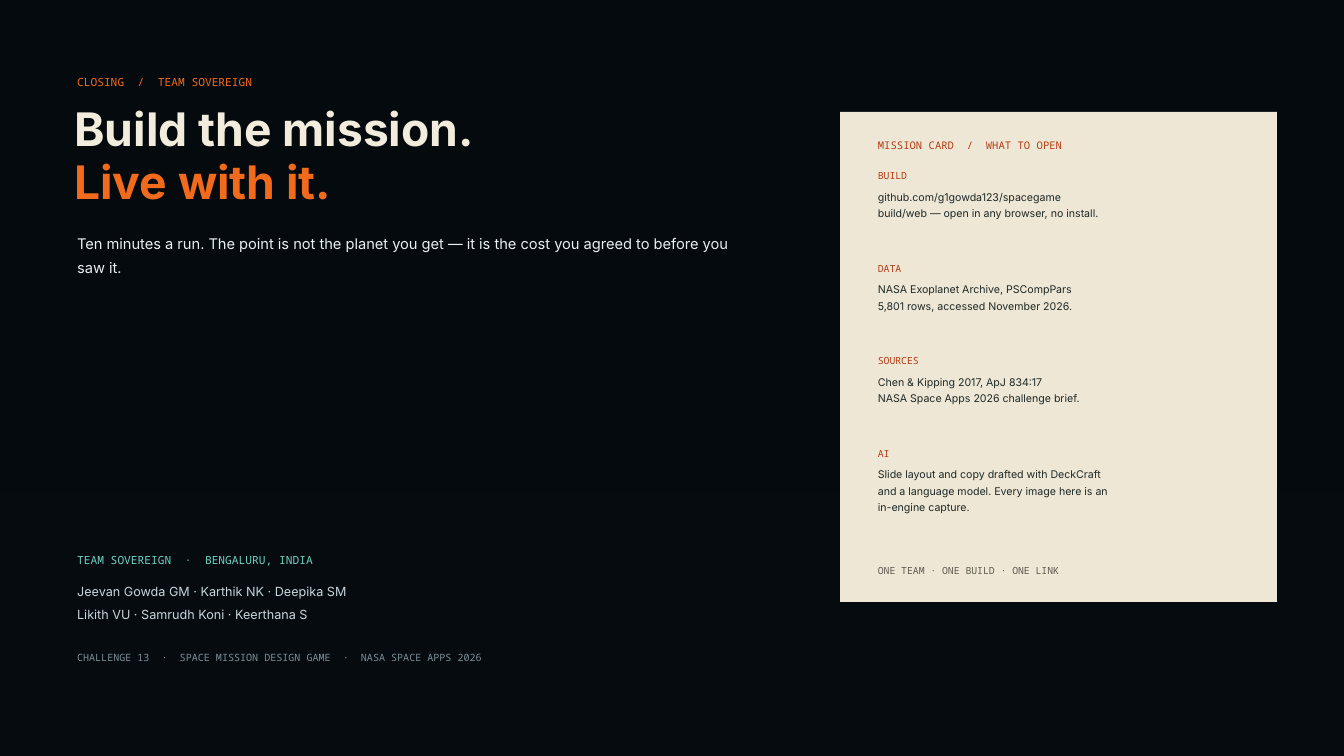
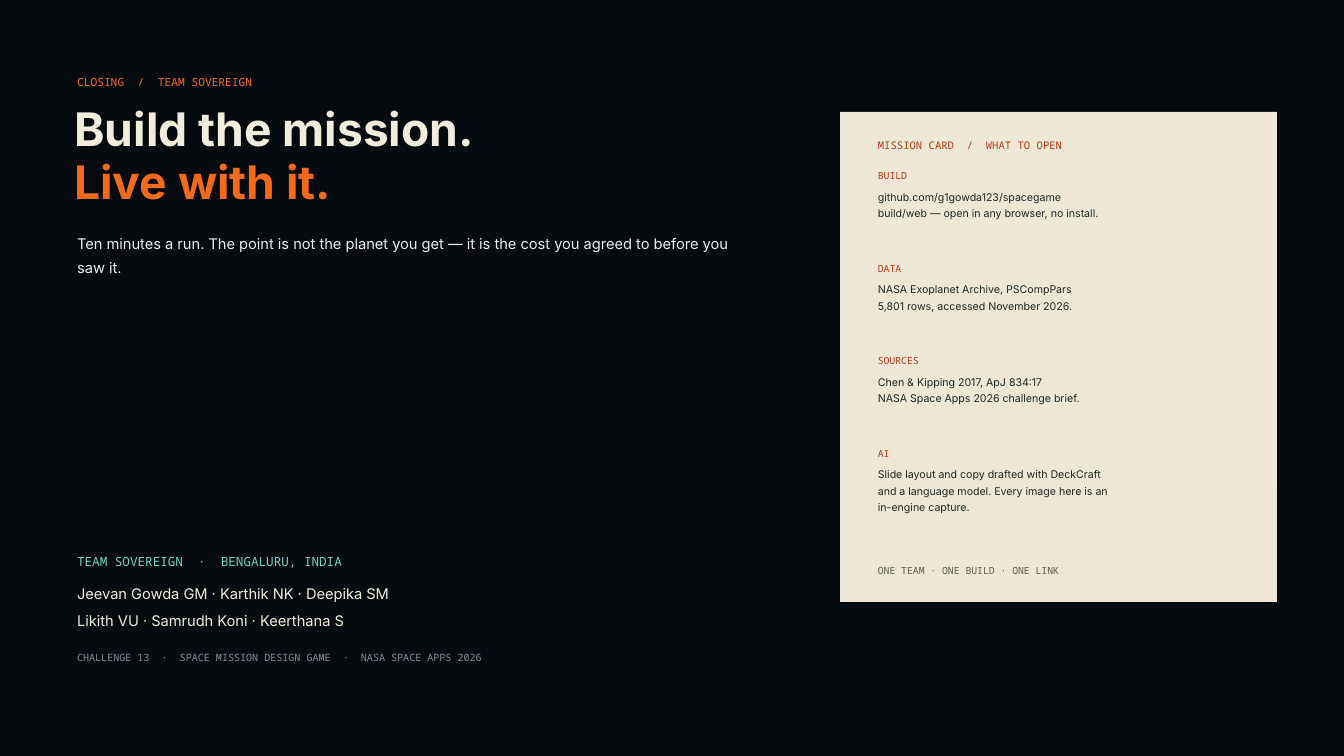
Before and after one commit to g1gowda123/spacegame, a slide deck: slide 7 of submission/orbit_outplay_deck.pptx. Drawn at 1344x756 pixels with LibreOffice and Linux fonts; fonts in the diff are those of the drawing; background and template pictures are left out. Boxes give left, top, right and bottom in pixels: in the first picture for what was removed or moved away, otherwise in the second. Text is boxed around its words. In the diff, an @@ line names an element or a change of style, - is before the commit and + after.

```diff
--- a/submission/orbit_outplay_deck.pptx
+++ b/submission/orbit_outplay_deck.pptx
@@ text "TEAM SOVEREIGN · BENGALURU, INDIA" at (77,557,342,568): size 8 to 9 pt @@
@@ text "Jeevan Gowda GM · Karthik ..." at (77,588,389,626): size 9 to 10.5 pt, text colour #C7D5DB to #F2ECDC @@
```
Also in this commit, not shown: 3 other slides changed, 23 other files.
